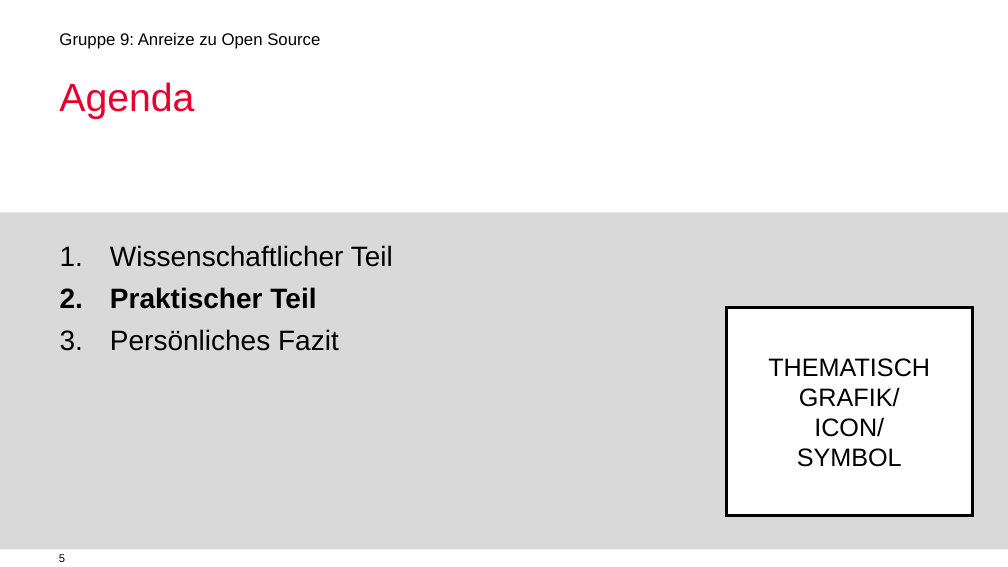
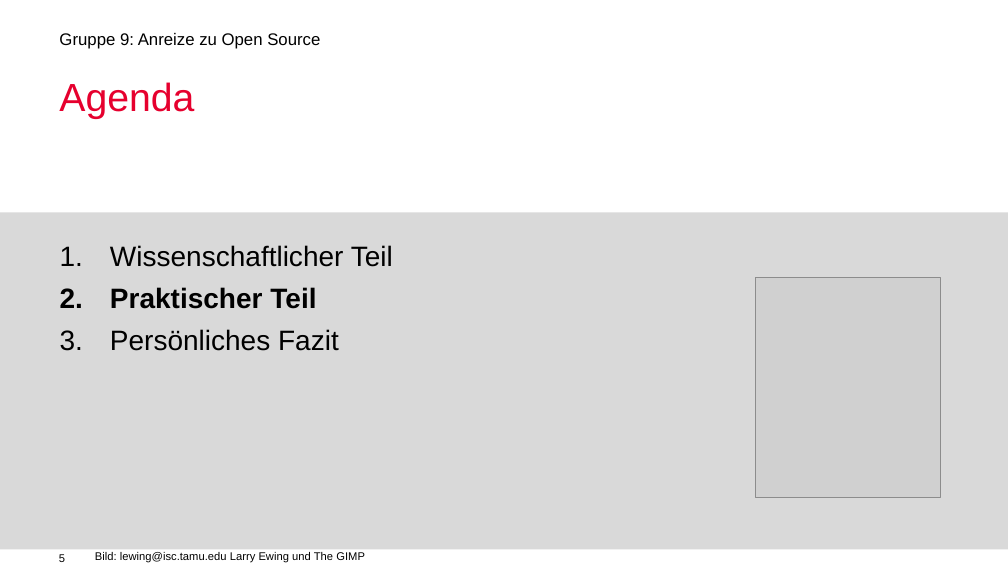
Before and after one commit to mauriziopiu/anreize_zu_open_source, a slide deck: slide 5 of OSS_Prasentation_open.odp. Drawn at 1008x567 pixels with LibreOffice and Linux fonts; fonts in the diff are those of the drawing; grey boxes stand for pictures; background and template pictures are left out. Boxes give left, top, right and bottom in pixels: in the first picture for what was removed or moved away, otherwise in the second. Text is boxed around its words. In the diff, an @@ line names an element or a change of style, - is before the commit and + after.

Commit message:
added tux picture, finished presentation

```diff
--- a/OSS_Prasentation_open.odp
+++ b/OSS_Prasentation_open.odp
@@ picture added at bbox=[755, 278, 940, 498] @@
@@ rectangle removed at bbox=[727, 307, 973, 515] @@
-THEMATISCH GRAFIK/
-ICON/
-SYMBOL
@@ text added at bbox=[95, 552, 365, 562], 8 pt, text #000000 @@
+Bild: lewing@isc.tamu.edu Larry Ewing und The GIMP
```
Also in this commit, not shown: 2 other slides changed.
